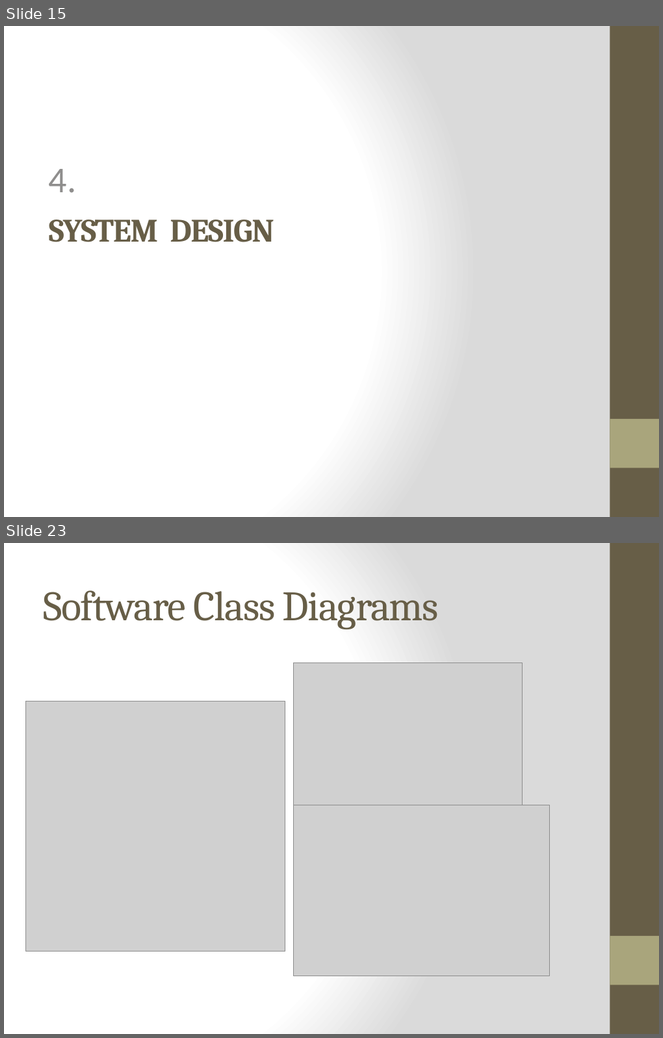
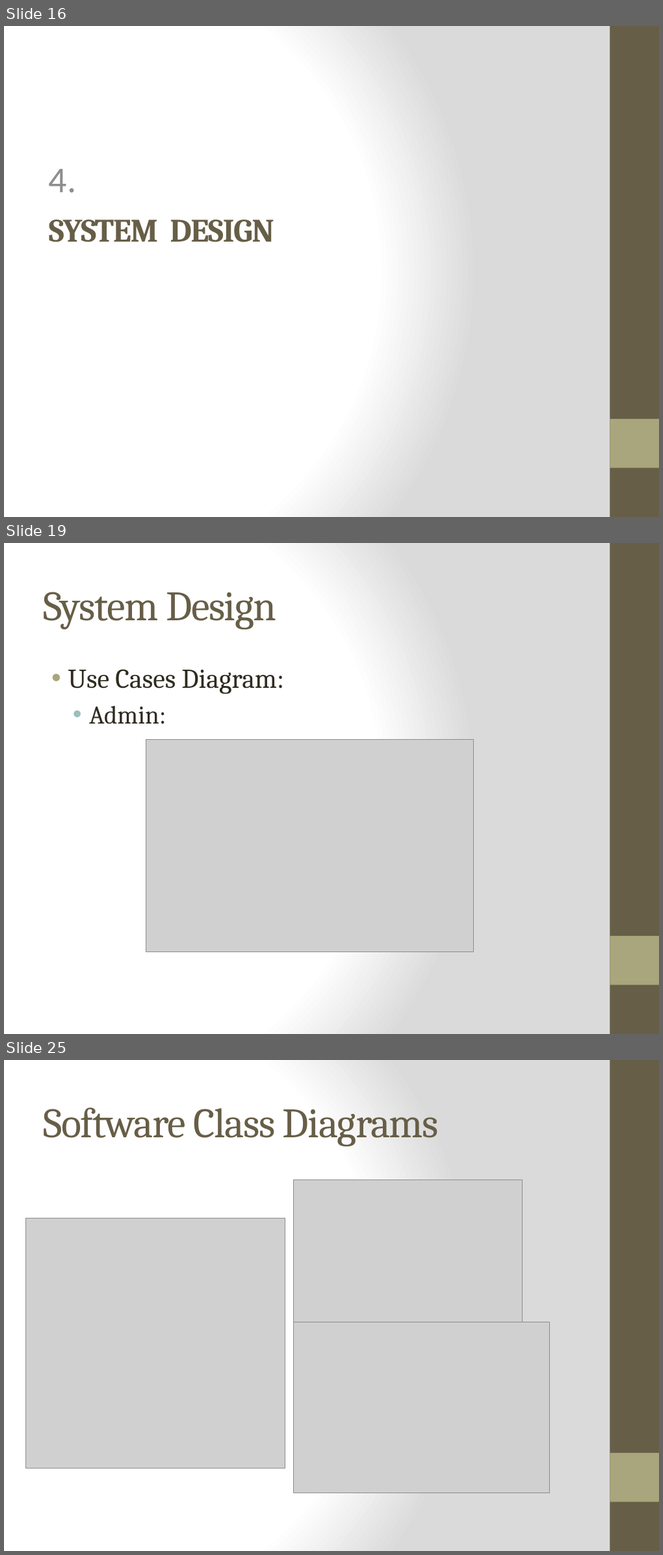
Before and after one commit to WesleyTrescott/MVC-Capstone, a slide deck: Design Specification/Design Specification.pptx. Shown one above the other, each under a label of ours: slides 15 and 23 before the commit, slides 16, 19 and 25 after it; the slides between them are not shown. The pictures are 663x1038 and 663x1555 pixels, drawn with LibreOffice and Linux fonts; fonts in the diff are those of the drawing; grey boxes stand for pictures. Boxes give left, top, right and bottom in pixels: in the first picture for what was removed or moved away, otherwise in the second. Text is boxed around its words. In the diff, an @@ line names an element or a change of style, - is before the commit and + after.

Commit message:
Updated design document & ppt
updated use cases, added use case diagram, updated ppt

```diff
--- a/Design Specification/Design Specification.pptx
+++ b/Design Specification/Design Specification.pptx
@@ slide 19 added at bbox=[4, 543, 659, 1034], background gradient #FFFFFF to #DADADA; not listed: 2 template elements that a slide beside it also shows @@
@@ title added at bbox=[43, 592, 276, 629], 46 pt, text #675E47 @@
+System Design
@@ text added at bbox=[68, 669, 284, 724], 30 pt, text #2F2B20 @@
+• Use Cases Diagram:
+  • Admin:
@@ picture added at bbox=[146, 739, 474, 953] @@
@@ what was slide 15 is now slide 16 @@
@@ what was slide 23 is now slide 25 @@
```
Also in this commit, not shown: 5 slides changed, 5 other slides added, 4 slides removed, 2 other files.
